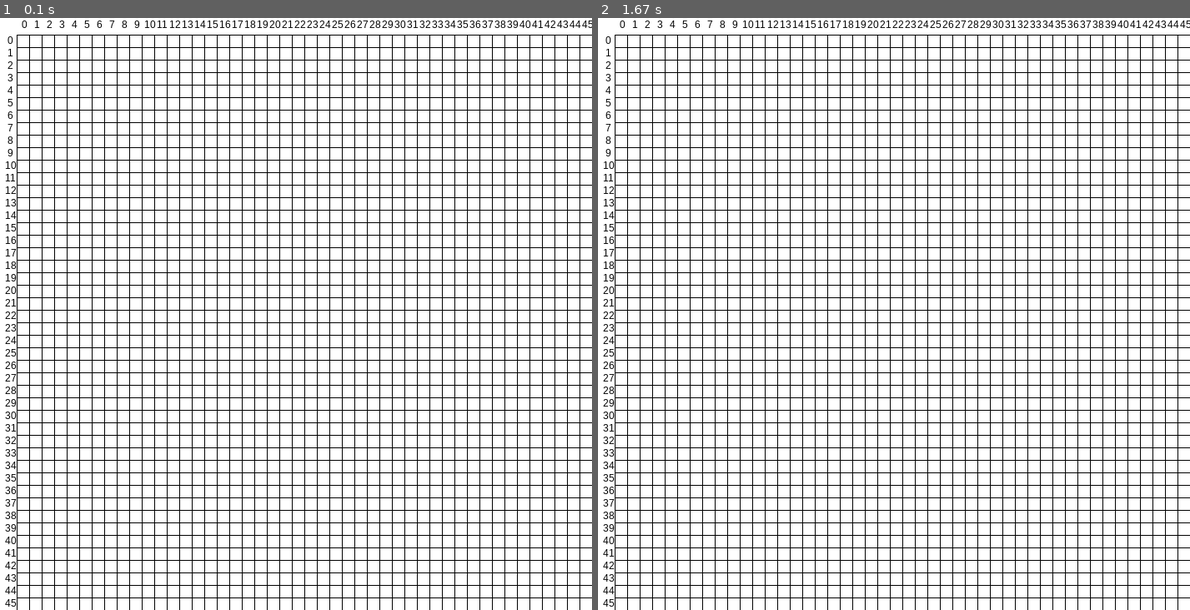
Above: before the commit, frames 1-2 (left to right).
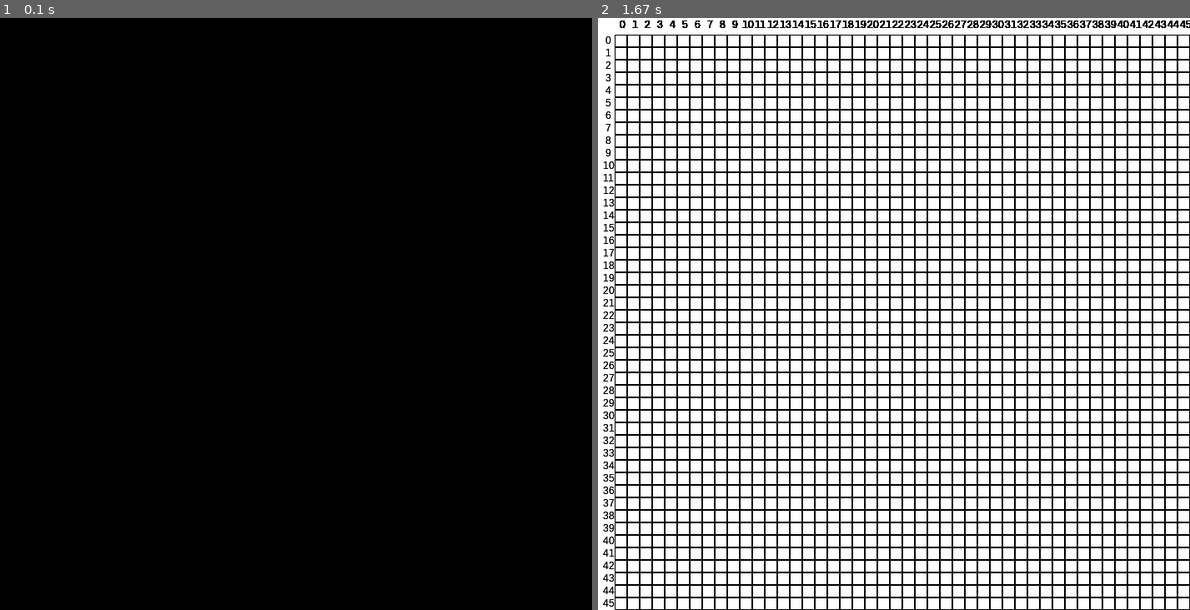
Above: after the commit, the same moments.

Repository: Archanciel/Learning_Pygame
Game: pygame game, started from draw_grid/main.py
Two runs of this game, one before a commit and one after it. Both use one fixed random seed, a clock stepped at 60 frames per second and the inputs below.
Inputs:
- Up to frame 1 (0.1 s): no input
- Up to frame 2 (1.67 s): no input

The runs differ from the first frame. In frame 1, 88% of the frame differs, in the area x 0-100%, y 0-100%; in frame 2, 12%.

Commit message:
add timing execution of draw grid using rect or lines

Diff:
--- a/draw_grid/main.py
+++ b/draw_grid/main.py
@@ -8,6 +8,7 @@
 from draw_grid.player import Player
 from draw_grid.settings import *
 import os
+import time
 
 class Grid():
     def __init__(self, surface, cellSize, initCellValue):
@@ -118,8 +119,12 @@
         '''
         self.screen.fill(WHITE)
         self.all_sprites.draw(self.screen)
-#        self.grid.drawUseRect()
+        start = time.time()
+        self.grid.drawUseRect()
+        print("draw using rect: {}".format(time.time() - start))
+        start = time.time()
         self.grid.drawUseLine()
+        print("draw using line: {}".format(time.time() - start))
         # *after* drawing everything, flip the display
         pg.display.flip()
 
--- a/draw_grid/settings.py
+++ b/draw_grid/settings.py
@@ -3,7 +3,7 @@
 WINDOWS_LOCATION = '100,100'
 WIDTH = 710
 HEIGHT = 710
-FPS = 30
+FPS = 1
 
 # define colors
 WHITE = (255, 255, 255)
